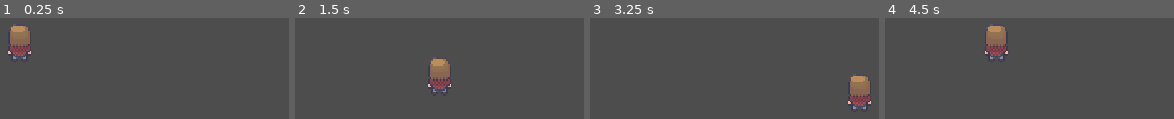
Above: before the commit, frames 1-4 (left to right).
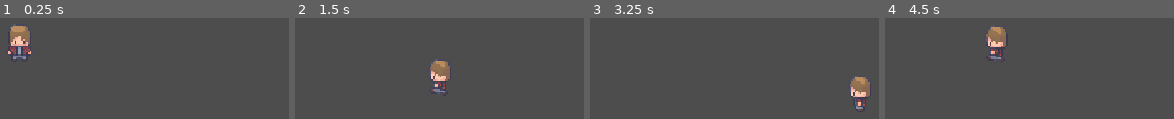
Above: after the commit, the same moments.

Repository: brandtskee/MortgageMage
Game: Godot game, scene res://scenes/mainScene.tscn
The game is run twice, just before and just after one commit, with the same random seed, the same clock (stepped at 60 frames per second) and the same inputs.
Inputs:
- Up to frame 1 (0.25 s): no input
- Up to frame 2 (1.5 s): hold D (right) 0.53-1.28 s; hold S (down) from 1.28 s (still down)
- Up to frame 3 (3.25 s): tap Enter at 2 s; release S (down) at 2.03 s; hold D (right) 2.03-2.78 s; tap Space at 2.75 s; hold W (up) from 2.78 s (still down)
- Up to frame 4 (4.5 s): release W (up) at 3.53 s; hold A (left) from 3.53 s (still down)

The runs differ from the first frame. In frame 1, 0.9% of the frame differs, in the area x 3-11%, y 17-39%; in frame 2, 1.3%, in the area x 46-54%, y 38-76%; in frame 3, 1.3%; in frame 4, 1.3%.

Commit message:
Implement walking and idle animation (walking is kind of broken)

Diff:
--- a/characters/main_character.gd
+++ b/characters/main_character.gd
@@ -1,6 +1,16 @@
 extends CharacterBody2D
 
 @export var move_speed: float = 100
+@export var starting_direction: Vector2 = Vector2(0, 0.1)
+
+# parameters/Idle/blend_position
+
+# get reference to animation tree from scence
+@onready var animation_tree = $AnimationTree
+@onready var state_machine = animation_tree.get("parameters/playback")
+
+func _ready():
+	update_animation_parameters(starting_direction)
 
 func _physics_process(_delta):
 	var input_direction = Vector2(
@@ -8,8 +18,25 @@
 		Input.get_action_strength("down") - Input.get_action_strength("up")
 	)
 
+	update_animation_parameters(input_direction)
+
 	# updated velocity
 	velocity = input_direction*move_speed
 
 	# move and slide (USE THIS FOR MOVEMENT!!)
 	move_and_slide()
+
+	# pick new animation state
+	pick_new_state()
+
+func update_animation_parameters(move_input: Vector2):
+	if (move_input != Vector2.ZERO):
+		animation_tree.set("parameters/Idle/blend_position", move_input)
+		animation_tree.set("parameters/Walk/blend_position", move_input)
+
+# choose animation state
+func pick_new_state():
+	if(velocity != Vector2.ZERO):
+		state_machine.travel("walk", false)
+	else:
+		state_machine.travel("Idle", false)
--- a/characters/main_character.tscn
+++ b/characters/main_character.tscn
@@ -193,6 +193,7 @@
 blend_point_3/pos = Vector2(1, 0)
 min_space = Vector2(-1, -1.1)
 max_space = Vector2(1, 1.1)
+blend_mode = 1
 
 [sub_resource type="AnimationNodeAnimation" id="AnimationNodeAnimation_c11rr"]
 animation = &"walk_down"
@@ -204,6 +205,18 @@
 animation = &"walk_left"
 
 [sub_resource type="AnimationNodeAnimation" id="AnimationNodeAnimation_b6xo1"]
+animation = &"walk_right"
+
+[sub_resource type="AnimationNodeAnimation" id="AnimationNodeAnimation_wlhhx"]
+animation = &"walk_down"
+
+[sub_resource type="AnimationNodeAnimation" id="AnimationNodeAnimation_2dkxe"]
+animation = &"walk_up"
+
+[sub_resource type="AnimationNodeAnimation" id="AnimationNodeAnimation_x0u2l"]
+animation = &"walk_left"
+
+[sub_resource type="AnimationNodeAnimation" id="AnimationNodeAnimation_iq51k"]
 animation = &"walk_right"
 
 [sub_resource type="AnimationNodeBlendSpace2D" id="AnimationNodeBlendSpace2D_w0mp1"]
@@ -215,8 +228,17 @@
 blend_point_2/pos = Vector2(-1, 0)
 blend_point_3/node = SubResource("AnimationNodeAnimation_b6xo1")
 blend_point_3/pos = Vector2(1, 0)
+blend_point_4/node = SubResource("AnimationNodeAnimation_wlhhx")
+blend_point_4/pos = Vector2(0, 1.1)
+blend_point_5/node = SubResource("AnimationNodeAnimation_2dkxe")
+blend_point_5/pos = Vector2(0, -1.1)
+blend_point_6/node = SubResource("AnimationNodeAnimation_x0u2l")
+blend_point_6/pos = Vector2(-1, 0)
+blend_point_7/node = SubResource("AnimationNodeAnimation_iq51k")
+blend_point_7/pos = Vector2(1, 0)
 min_space = Vector2(-1, -1.1)
 max_space = Vector2(1, 1.1)
+blend_mode = 1
 
 [sub_resource type="AnimationNodeStateMachineTransition" id="AnimationNodeStateMachineTransition_ptfek"]
 advance_mode = 0
@@ -259,5 +281,5 @@
 }
 tree_root = SubResource("AnimationNodeStateMachine_3yo48")
 anim_player = NodePath("../AnimationPlayer")
-parameters/Idle/blend_position = Vector2(0, 0)
+parameters/Idle/blend_position = Vector2(2.08165e-12, -0.1)
 parameters/walk/blend_position = Vector2(0, 0)
Not shown: 1 places in characters/main_character.tscn that only renumber resources
